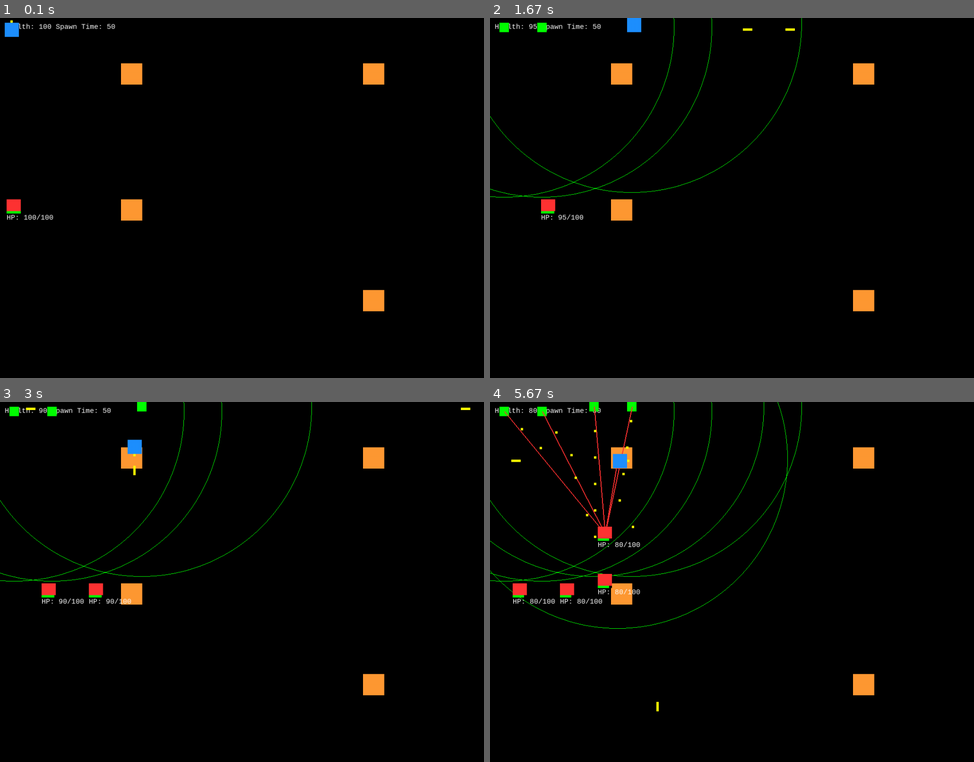
Above: before the commit, frames 1-4 (two rows, left to right).
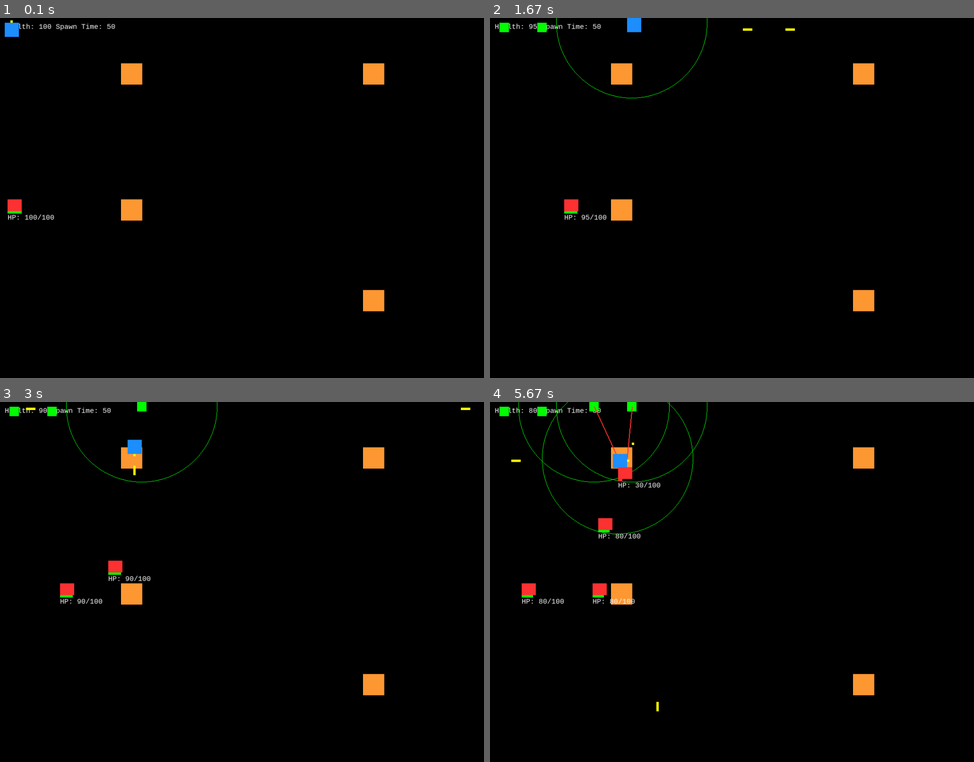
Above: after the commit, the same moments.

Repository: JasZhe/Tower-Defense
Game: pygame game, started from game.py
Two runs of this game, one before a commit and one after it. Both use one fixed random seed, a clock stepped at 60 frames per second and the inputs below.
Inputs:
- Up to frame 1 (0.1 s): no input
- Up to frame 2 (1.67 s): hold T 0.33-0.8 s; hold Right 0.33-0.8 s; hold Right 0.83-1.3 s; tap Space at 0.9, 1.2, 1.4 s; tap J at 0.98 s; hold Up 1.33-1.63 s; tap T at 1.48 s
- Up to frame 3 (3 s): hold Right 1.67-2.13 s; tap Space at 1.73, 2.03, 2.23, 2.53, 2.8 s; hold Left 2.17-2.7 s; tap J at 2.32 s; hold Down from 2.73 s (still down); tap T at 2.88 s
- Up to frame 4 (5.67 s): release Down at 3.03 s; hold Left 3.07-3.47 s; tap Space at 3.13, 3.43, 3.57, 3.97, 4.27, 4.63, 5.03, 5.33, 5.53 s; hold Up 3.5-3.87 s; tap J at 3.65, 5.12 s; hold Right 3.9-4.53 s; tap T at 4.05, 5.62 s; hold Down 4.57-4.93 s; hold Left 4.97-5.43 s; hold Right from 5.47 s (still down)

The runs differ from the first frame. In frame 1, 0.1% of the frame differs, in the area x 1-12%, y 50-57%; in frame 2, 1.0%; in frame 3, 1.3%; in frame 4, 3.0%, in the area x 0-65%, y 0-63%.

Commit message:
Fixnally got the tower leading sytem to work; the tower now leads enemies depending on its speed and enemy speed. Will still have to fix division by 0 case

Diff:
--- a/classes.py
+++ b/classes.py
@@ -99,8 +99,10 @@
 
 class Tower(object):
 
-    def __init__(self, pos, shellSpeed = 8, reload = 8):
+
+    def __init__(self, pos, shellSpeed = 20, reload = 30):
         # moved space_between to properties
+        # shellSpeed should be >= 10, anything smaller will create rounding inaccuracies
         self.pos = pos
         self.level = 0
         self.type =  upgrade_list[self.level] # Each tower type will have a different colour
--- a/functions.py
+++ b/functions.py
@@ -1,4 +1,5 @@
 import math
+import random
 # A module containing functions in the game
 
 def coord_add(p1, p2):
@@ -11,3 +12,33 @@
 
 def distance (p1, p2):
     return math.sqrt(coord_subtract(p1, p2)[0]**2 + coord_subtract(p1, p2)[1]**2)
+
+# Returns the qudrant p2 is w.r.t p1
+def quadrant (p1, p2):
+	dx = p2[0] - p1[0]
+	dy = p2[1] - p1[1]
+
+	if dx >= 0:
+		if dy >= 0:
+			return 1
+		else:
+			return 4
+	else:
+		if dy >= 0:
+			return 2
+		else:
+			return 3
+# Quadratic formula
+# 1st element for + root
+# 2nd element for - root
+def quadratic_formula (a, b, c):
+	if a == 0:
+		return False
+	else:
+		dis = b**2 - 4.0 * a * c
+		if dis < 0:
+			return ("No real roots")
+		else:
+			x1 = (-b + math.sqrt(dis)) / (2.0 * a)
+			x2 = (-b - math.sqrt(dis)) / (2.0 * a)
+			return (x1, x2)
--- a/game.py
+++ b/game.py
@@ -236,21 +236,40 @@
                 pygame.draw.lines(screen, RED, False, [tower.body.center, enemy.body.center], 2)
 
                 if tower.canShoot():
-                    #if enemy.body.x - tower.body.x == 0:
-                    c = (enemy.body.center[1] - tower.body.center[1]) * 1.0 / (enemy.body.center[0] - tower.body.center[0])
+                    dx = enemy.body.center[0] - tower.body.center[0]
+                    dy = enemy.body.center[1] - tower.body.center[1]
+                    quad = quadrant(tower.body, enemy.body)
+
+                    # Vertical Case
                     if enemy.speed[0] == 0:
-                        angle = math.acos(-enemy.speed[1] * 1.0 / (tower.shellSpeed * math.sqrt(1.0 + c * c))) - math.atan(1/c)
-
-
-                        # CAST rule accomodation
-                        if (c > 0 and enemy.body.center[1] - tower.body.center[1] <= 0) or \
-                            (c < 0 and enemy.body.center[1] - tower.body.center[1] <= 0):
-
-
-                            angle += math.pi
-                        tower_bullets.append(
-                            Bullet((tower.shellSpeed*math.cos(angle), tower.shellSpeed*math.sin(angle)),
-                             tower.body.center, YELLOW, HEIGHT, width = 5, height = 5))
+                        # Quadratic formula to calculate impact time
+                        time = quadratic_formula((enemy.speed[1]**2 - tower.shellSpeed**2), 2.0*enemy.speed[1]*dy, dx**2 + dy**2)[1]
+                        beta = math.acos(abs(dx / (tower.shellSpeed * time)))
+                    # Horizontal Case
+                    else:
+                        time = quadratic_formula((enemy.speed[0]**2 - tower.shellSpeed**2), 2.0*enemy.speed[0]*dx, dx**2 + dy**2)[1]
+                        beta = math.asin(abs(dy / (tower.shellSpeed * time)))
+
+                    # CAST rule accomodations
+                    if quad == 1:
+                        angle = beta
+                    elif quad == 2:
+                        angle = math.pi - beta
+                    elif quad == 3:
+                        angle = math.pi + beta
+                    else:
+                        angle = 2.0 * math.pi - beta
+
+                    # If you want some inaccuracy to some towers (eg. machine guns, uncomment the next two lines)
+                    # dispersion = random.randint(-10, 10) / 100.0
+                    # angle += dispersion
+
+
+
+
+                    tower_bullets.append(
+                        Bullet((tower.shellSpeed * math.cos(angle), tower.shellSpeed * math.sin(angle)),
+                         tower.body.center, YELLOW, HEIGHT, width = 5, height = 5))
 
                 # now based on the tower damage specified in the properties file
                 #enemy.hp = enemy.hp - tower.damage
--- a/properties.py
+++ b/properties.py
@@ -29,7 +29,7 @@
 SHOT_HEIGHT = 20
 
 # Direction constants
-RATE = 2
+RATE = 3
 RIGHT = (RATE, 0)
 LEFT = (-RATE, 0)
 UP = (0, -RATE)
@@ -43,8 +43,8 @@
 INITIAL_SIZE = (20, 20)
 upgrade_list = [GREEN, CYAN, BLUE, DARK_BLUE, YELLOW, ORANGE, MAGENTA, WHITE]
 
-tower_damage = {GREEN : 5, CYAN : 0.75, BLUE : 1, DARK_BLUE : 1.25, YELLOW : 1.5, ORANGE : 1.75,
-				MAGENTA : 2, WHITE : 2.25}
+tower_damage = {GREEN : 25, CYAN : 30, BLUE : 35, DARK_BLUE : 40, YELLOW : 45, ORANGE : 50,
+				MAGENTA : 55, WHITE : 60}
 
 tower_cost = {GREEN : 5, CYAN : 10, BLUE : 15, DARK_BLUE : 20, YELLOW : 30, ORANGE : 40,
 				MAGENTA : 60, WHITE : 80}
@@ -52,7 +52,7 @@
 tower_inflation = {GREEN : (0, 0), CYAN : (0, 0), BLUE : (10, 10), DARK_BLUE : (0, 0),
 			  YELLOW : (5, 5), ORANGE : (0, 0), MAGENTA : (5, 5), WHITE : (5, 5)}
 
-tower_range = {GREEN : 360, CYAN : 170, BLUE : 180, DARK_BLUE : 185, YELLOW : 190, ORANGE : 195,
+tower_range = {GREEN : 160, CYAN : 170, BLUE : 180, DARK_BLUE : 185, YELLOW : 190, ORANGE : 195,
 				MAGENTA : 200, WHITE : 210}
 
 # enemy stuff
Not shown, changed: classes.pyc
Not shown, changed: functions.pyc
Not shown, changed: properties.pyc
